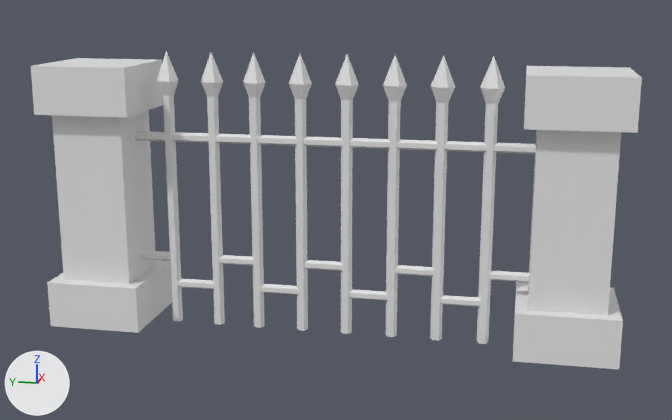
A saved change to the Blender file Assets/Models/Fence.blend.
Both versions are drawn from a 50 mm lens placed at (-18.31, -6.83, 7.24), pointed at (-0.03, -3.17, 2.66). Lighting does not change. The marker at lower left points along +X, +Y and +Z.
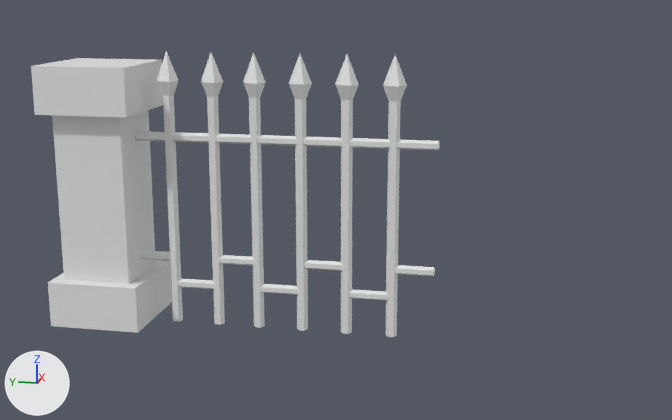
The change, as a diff of the scene's bpy script:
```diff
--- a/Assets/Models/Fence.blend.py
+++ b/Assets/Models/Fence.blend.py
@@ ob_cone_006 @@
-ob_cone_006 = bpy.data.objects.new('Cone.006', me_cone_001)
-ob_cone_006.location = (0.04, -5.29, 5.1)
-ob_cone_006.rotation_euler = (3.142, 0.0, 3.142)  # degrees (180, 0, 180)
-ob_cone_006.scale = (0.24, 0.24, 0.135)
@@ ob_cylinder_022 @@
-ob_cylinder_022 = bpy.data.objects.new('Cylinder.022', me_cylinder_023)
-ob_cylinder_022.location = (0.04, -6.09, 4.06)
-ob_cylinder_022.rotation_euler = (1.571, 0.0, 0.0)  # degrees (90, 0, 0)
-ob_cylinder_022.scale = (0.1, 0.1, 0.1)
@@ ob_cylinder_021 @@
-ob_cylinder_021 = bpy.data.objects.new('Cylinder.021', me_cylinder_022)
-ob_cylinder_021.location = (0.04, -6.08, 0.85)
-ob_cylinder_021.rotation_euler = (1.571, 0.0, 0.0)  # degrees (90, 0, 0)
-ob_cylinder_021.scale = (0.1, 0.1, 0.1)
@@ ob_cylinder_020 @@
-ob_cylinder_020 = bpy.data.objects.new('Cylinder.020', me_cylinder_021)
-ob_cylinder_020.location = (0.04, -5.29, 0.1)
-ob_cylinder_020.scale = (0.12, 0.12, 0.12)
@@ ob_cone_007 @@
-ob_cone_007 = bpy.data.objects.new('Cone.007', me_cone_000)
-ob_cone_007.location = (0.04, -6.25, 5.1)
-ob_cone_007.rotation_euler = (3.142, 0.0, 3.142)  # degrees (180, 0, 180)
-ob_cone_007.scale = (0.24, 0.24, 0.135)
@@ ob_cube_002 @@
-ob_cube_002 = bpy.data.objects.new('Cube.002', me_cube_005)
-ob_cube_002.location = (0.0, -7.88, 0.02)
@@ ob_cylinder_054 @@
-ob_cylinder_054 = bpy.data.objects.new('Cylinder.054', me_cylinder_055)
-ob_cylinder_054.location = (0.04, -6.25, 0.1)
-ob_cylinder_054.scale = (0.12, 0.12, 0.12)
@@ ob_cylinder_055 @@
-ob_cylinder_055 = bpy.data.objects.new('Cylinder.055', me_cylinder_056)
-ob_cylinder_055.location = (0.04, -7.02, 1.44)
-ob_cylinder_055.rotation_euler = (1.571, 0.0, 0.0)  # degrees (90, 0, 0)
-ob_cylinder_055.scale = (0.1, 0.1, 0.1)
@@ ob_cylinder_056 @@
-ob_cylinder_056 = bpy.data.objects.new('Cylinder.056', me_cylinder_057)
-ob_cylinder_056.location = (0.04, -7.05, 4.06)
-ob_cylinder_056.rotation_euler = (1.571, 0.0, 0.0)  # degrees (90, 0, 0)
-ob_cylinder_056.scale = (0.1, 0.1, 0.1)
```

Boxes (x1, y1, x2, y2) around the edits, measured in the pictures (672 x 420 px):
'Cube.002', deleted: before (513, 66, 642, 369)
'Cylinder.054', deleted: before (477, 103, 498, 344)
'Cylinder.020', deleted: before (430, 102, 449, 341)
'Cone.007', deleted: before (480, 56, 505, 104)
'Cone.006', deleted: before (431, 55, 455, 103)
'Cylinder.056', deleted: before (494, 143, 536, 154)
'Cylinder.022', deleted: before (444, 141, 487, 152)
'Cylinder.055', deleted: before (488, 271, 529, 282)
'Cylinder.021', deleted: before (440, 295, 481, 307)
